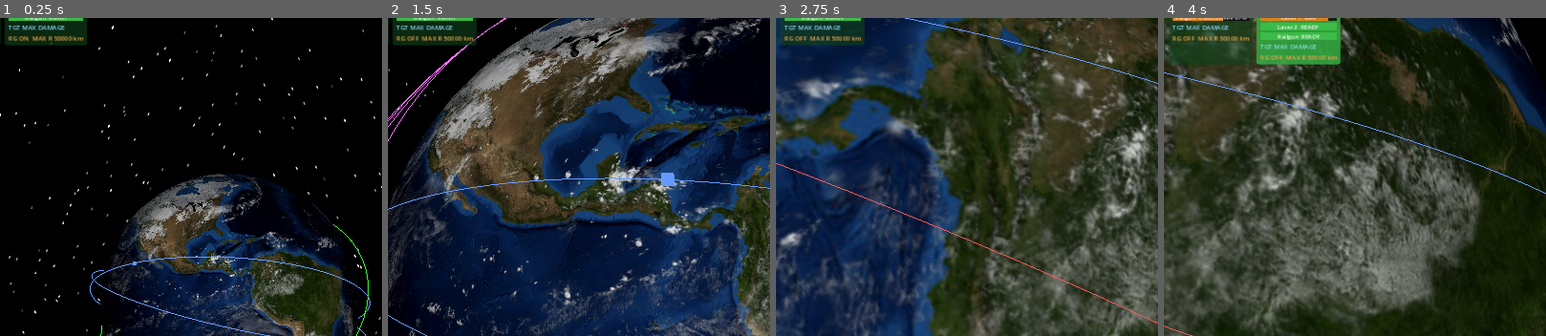
Above: before the commit, frames 1-4 (left to right).
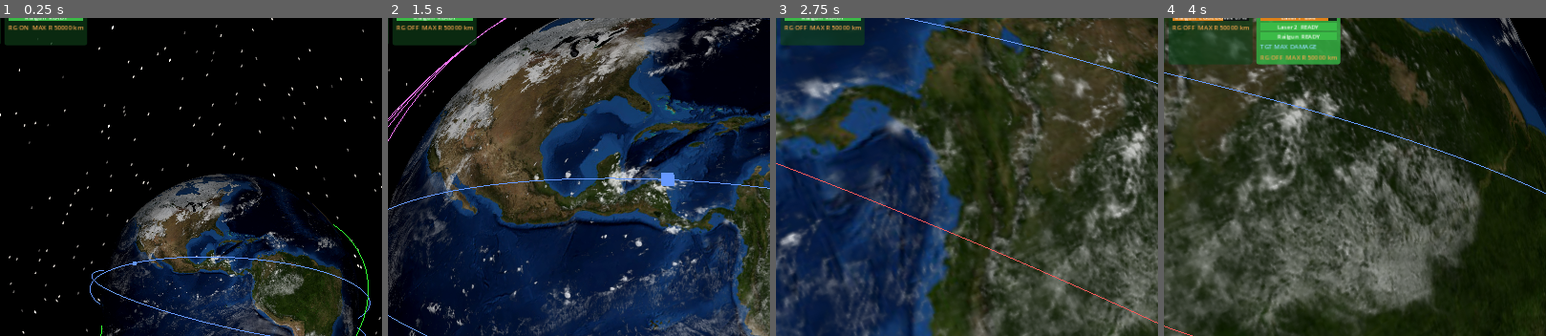
Above: after the commit, the same moments.

Repository: mellenburg/game
Game: Godot game, scene res://scenes/main.tscn
The game is run twice, just before and just after one commit, with the same random seed, the same clock (stepped at 60 frames per second) and the same inputs.
Inputs (mouse positions are % of the whole screen's width and height, from its top left):
- Up to frame 1 (0.25 s): no input
- Up to frame 2 (1.5 s): tap Enter at 0.5 s; move the mouse to (55, 50) at 0.52 s; hold W (move_forward) from 0.53 s (still down); tap X (toggle_railgun) at 0.6 s; move the mouse to (45, 50) at 1.27 s; tap J (add_decaying_enemy) at 1.35 s
- Up to frame 3 (2.75 s): keep holding W (move_forward); tap X (toggle_railgun) at 1.55, 2.3 s; move the mouse to (52, 48) at 2.02 s; tap B (add_enemies) at 2.1 s
- Up to frame 4 (4 s): keep holding W (move_forward); move the mouse to (49, 52) at 2.77 s; tap M (add_meteorites) at 2.85 s; tap X (toggle_railgun) at 3.05, 3.8 s; move the mouse to (57, 51) at 3.52 s; tap N (add_satellite) at 3.6 s
The pictures show only the part of the screen within x 19-69%, y 6-56%; the shares and areas given below are measured in that part.

The runs differ from the first frame. In frame 1, 0.5% of the frame differs, in the area x 2-22%, y 2-8%; in frame 2, 0.5%; in frame 3, 0.5%; in frame 4, 0.5%.

Commit message:
Gate laser-only UI/inputs on has_laser, railgun on has_railgun
Targeting mode (MAX DAMAGE / MAX DANGER) is laser-only — the railgun
ignores attacker.targeting_mode entirely and picks randomly across
LOS-clear safe shots. With the new starting fleet's slot-2 ship
carrying just a railgun, the HUD was still showing a "TGT MAX
DAMAGE" line on it, suggesting a setting that has no effect.

Adds Satellite.has_laser() / has_railgun() helpers and gates every
laser-only HUD surface and input on has_laser():

* HUD: TGT line and FC line render only when has_laser().
* L / Shift+L (targeting toggle, per-ship and fleet) silently no-op
  on railgun-only ships; the fleet variant iterates a new
  _laser_armed_player_sats list.
* C / Shift+C (fire control) likewise — engagement_range_km is read
  only by the laser, so toggling FC on a railgun-only ship would
  flip a flag nothing reads.
* Shift+C+arrows (fleet engagement-range adjustment) operates only
  on laser-armed ships.

X / Shift+Left/Right are gated on has_railgun() symmetrically — the
fleet X toggle uses _railgun_armed_player_sats, and the per-ship
max-orbital-radius slider is silently ignored on laser-only ships.

109 tests pass locally.

https://claude.ai/code/session_01MBXNB4GeySGXiJ1g5mu4YJ

Diff:
--- a/godot/scripts/earth_system.gd
+++ b/godot/scripts/earth_system.gd
@@ -329,17 +329,20 @@
 	var fleet_range_mode := shift_held and Input.is_key_pressed(KEY_C)
 	var fleet_adjusting_now := false
 	if range_input != 0.0 and fleet_range_mode and not real_satellites.is_empty():
-		var armed := _armed_player_sats()
-		if not armed.is_empty():
+		# Engagement range only governs the laser. Shift+C+arrows
+		# snaps every laser-armed ship to the fleet average and
+		# nudges from there; railgun-only ships are skipped.
+		var laser_armed := _laser_armed_player_sats()
+		if not laser_armed.is_empty():
 			if not _fleet_range_adjusting:
 				var sum := 0.0
-				for sat in armed:
+				for sat in laser_armed:
 					sum += sat.engagement_range_km
-				var avg := sum / float(armed.size())
-				for sat in armed:
+				var avg := sum / float(laser_armed.size())
+				for sat in laser_armed:
 					sat.set_engagement_range(avg)
 			var step_km := range_input * RANGE_RATE_KM_PER_SEC * delta
-			for sat in armed:
+			for sat in laser_armed:
 				sat.set_engagement_range(sat.engagement_range_km + step_km)
 			fleet_adjusting_now = true
 	elif range_input != 0.0 and not real_satellites.is_empty():
@@ -359,17 +362,15 @@
 
 	# Railgun max-orbital-radius nudge. Same write-to-real-not-planning
 	# pattern as the engagement-range slider, since clone_orbit_from
-	# overwrites the planning copy each tick. No fire-control gate here
-	# — the cap is always live (the railgun checks it on every shot
-	# regardless of which other modes are toggled).
+	# overwrites the planning copy each tick. Gated on the selected
+	# ship carrying a railgun — the cap is read only by the railgun's
+	# safety check, so adjusting it on a laser-only ship would mutate
+	# a value nothing ever reads.
 	if radius_input != 0.0 and not real_satellites.is_empty():
 		var real_idx := planning_selected if planning_mode else selected_ship
 		if real_idx >= 0 and real_idx < real_satellites.size():
 			var rsat := real_satellites[real_idx]
-			if (
-				rsat.team == Satellite.TEAM_PLAYER
-				and not rsat.weapons.is_empty()
-			):
+			if rsat.team == Satellite.TEAM_PLAYER and rsat.has_railgun():
 				rsat.set_max_orbital_radius(
 					rsat.max_orbital_radius_km
 					+ radius_input * MAX_RADIUS_RATE_KM_PER_SEC * delta
@@ -422,34 +423,38 @@
 	if idx < 0 or idx >= real_satellites.size():
 		return
 	var sat := real_satellites[idx]
-	if sat.team != Satellite.TEAM_PLAYER or sat.weapons.is_empty():
+	# Fire control adjusts the laser's engagement-range cap; on a
+	# railgun-only ship it would toggle a flag nothing reads. Silently
+	# no-op so the input doesn't produce confusing HUD blink.
+	if sat.team != Satellite.TEAM_PLAYER or not sat.has_laser():
 		return
 	sat.toggle_fire_control()
 
 
-# Toggle fire-control mode across every armed player satellite at once
-# (Shift+C). If any unit currently has it off, turn the whole fleet on;
-# otherwise turn the whole fleet off. Unarmed and enemy ships are skipped
-# — fire control is meaningless on them.
+# Toggle fire-control mode across every laser-armed player satellite
+# at once (Shift+C). Same "consensus then flip" pattern as the
+# targeting / railgun toggles. Railgun-only and unarmed ships skip:
+# fire control only governs the laser's engagement_range_km cap.
 func _toggle_fire_control_on_all() -> void:
-	var armed := _armed_player_sats()
-	if armed.is_empty():
+	var laser_armed := _laser_armed_player_sats()
+	if laser_armed.is_empty():
 		return
 	var any_off := false
-	for sat in armed:
+	for sat in laser_armed:
 		if not sat.fire_control_active:
 			any_off = true
 			break
 	var target := any_off
-	for sat in armed:
+	for sat in laser_armed:
 		if sat.fire_control_active != target:
 			sat.toggle_fire_control()
 
 
-# Toggle targeting mode on the active player satellite. Mirrors the
-# fire-control variant — mutates the *real* sat (planning clone gets
-# resync'd on the next physics tick) and silently no-ops on enemies /
-# unarmed units so the user gets no feedback for a meaningless toggle.
+# Toggle targeting mode on the active player satellite. Targeting
+# (MAX DAMAGE / MAX DANGER) is laser-only — the railgun ignores it
+# and picks randomly from in-envelope LOS targets — so we silently
+# no-op on railgun-only and unarmed ships rather than flipping a
+# flag the weapon strategy doesn't read.
 func _toggle_targeting_mode_on_selected() -> void:
 	if real_satellites.is_empty():
 		return
@@ -457,22 +462,20 @@
 	if idx < 0 or idx >= real_satellites.size():
 		return
 	var sat := real_satellites[idx]
-	if sat.team != Satellite.TEAM_PLAYER or sat.weapons.is_empty():
+	if sat.team != Satellite.TEAM_PLAYER or not sat.has_laser():
 		return
 	sat.toggle_targeting_mode()
 
 
-# Fleet-wide targeting toggle (Shift+L). If any armed player ship is in
-# MAX_DAMAGE, snap the whole fleet to MAX_DANGER; otherwise snap them
-# all back to MAX_DAMAGE. Same "consensus then flip" pattern the
-# fire-control variant uses, so a mixed fleet converges to one mode in
-# a single press.
+# Fleet-wide targeting toggle (Shift+L). Same "consensus then flip"
+# pattern as the other fleet toggles, but only over laser-armed
+# ships — the railgun has no targeting_mode of its own.
 func _toggle_targeting_mode_on_all() -> void:
-	var armed := _armed_player_sats()
-	if armed.is_empty():
+	var laser_armed := _laser_armed_player_sats()
+	if laser_armed.is_empty():
 		return
 	var any_max_damage := false
-	for sat in armed:
+	for sat in laser_armed:
 		if sat.targeting_mode == LaserWeapon.TARGETING_MAX_DAMAGE:
 			any_max_damage = true
 			break
@@ -480,27 +483,26 @@
 		LaserWeapon.TARGETING_MAX_DANGER if any_max_damage
 		else LaserWeapon.TARGETING_MAX_DAMAGE
 	)
-	for sat in armed:
+	for sat in laser_armed:
 		if sat.targeting_mode != target_mode:
 			sat.toggle_targeting_mode()
 
 
-# Fleet-wide railgun gate (X). If any armed player ship currently has
-# its railgun on, snap the whole fleet off; otherwise snap them all on.
-# Same "consensus then flip" pattern as fire-control / targeting so a
-# mixed fleet converges to one state in a single press. Unarmed and
-# enemy ships are skipped — railgun_enabled is meaningless on them.
+# Fleet-wide railgun gate (X). If any railgun-armed player ship
+# currently has it on, snap the whole fleet off; otherwise snap them
+# all on. Laser-only and unarmed ships skip — railgun_enabled is
+# meaningless on them.
 func _toggle_railgun_on_all() -> void:
-	var armed := _armed_player_sats()
-	if armed.is_empty():
+	var rg_armed := _railgun_armed_player_sats()
+	if rg_armed.is_empty():
 		return
 	var any_on := false
-	for sat in armed:
+	for sat in rg_armed:
 		if sat.railgun_enabled:
 			any_on = true
 			break
 	var target := not any_on
-	for sat in armed:
+	for sat in rg_armed:
 		if sat.railgun_enabled != target:
 			sat.toggle_railgun()
 
@@ -512,6 +514,27 @@
 			sat.team == Satellite.TEAM_PLAYER
 			and not sat.weapons.is_empty()
 		):
+			out.append(sat)
+	return out
+
+
+# Player ships that carry at least one laser. Drives the laser-only
+# fleet toggles (Shift+L targeting, Shift+C fire control) and the
+# fleet-wide engagement-range adjustment under Shift+C+arrows.
+func _laser_armed_player_sats() -> Array[Satellite]:
+	var out: Array[Satellite] = []
+	for sat in real_satellites:
+		if sat.team == Satellite.TEAM_PLAYER and sat.has_laser():
+			out.append(sat)
+	return out
+
+
+# Player ships that carry at least one railgun. Drives the fleet-wide
+# X toggle for the railgun on/off gate.
+func _railgun_armed_player_sats() -> Array[Satellite]:
+	var out: Array[Satellite] = []
+	for sat in real_satellites:
+		if sat.team == Satellite.TEAM_PLAYER and sat.has_railgun():
 			out.append(sat)
 	return out
 
--- a/godot/scripts/hud.gd
+++ b/godot/scripts/hud.gd
@@ -569,10 +569,12 @@
 		current_bars -= 1
 
 	# Reattach (or drop) the FC label after the bars are in their
-	# final shape. Only armed satellites can have fire control on; an
-	# unarmed unit shouldn't carry the label even if some upstream
-	# state ever flipped the flag.
-	var want_fc := sat.fire_control_active and not sat.weapons.is_empty()
+	# final shape. Fire control adjusts engagement_range_km, which is
+	# read only by the laser, so the line is gated on the satellite
+	# carrying at least one laser — railgun-only ships don't render
+	# it even if some upstream code flipped fire_control_active.
+	var has_laser := sat.has_laser()
+	var want_fc := sat.fire_control_active and has_laser
 	if want_fc:
 		if fc_label == null:
 			fc_label = _make_fc_label()
@@ -581,11 +583,11 @@
 	elif fc_label != null:
 		fc_label.queue_free()
 
-	# Targeting mode is always shown on armed player ships — it's a
-	# persistent setting, not a transient overlay, so it doesn't gate
-	# on a toggle. Unarmed bodies skip it for the same reason FC does.
-	var want_tgt := not sat.weapons.is_empty()
-	if want_tgt:
+	# Targeting mode (MAX DAMAGE / MAX DANGER) is a laser-only setting
+	# — the railgun ignores attacker.targeting_mode and picks randomly
+	# from in-envelope LOS targets. Show the line only on satellites
+	# that actually carry a laser; railgun-only ships skip it.
+	if has_laser:
 		if tgt_label == null:
 			tgt_label = _make_targeting_label()
 		tgt_label.text = (
@@ -600,12 +602,7 @@
 	# railgun. Two readouts on one line: ON/OFF gate (X) and the
 	# operator-set max orbital radius cap (Shift+Left/Right). Players
 	# without a railgun never see this row.
-	var has_railgun := false
-	for w_check: Weapon in sat.weapons:
-		if w_check is RailgunWeapon:
-			has_railgun = true
-			break
-	if has_railgun:
+	if sat.has_railgun():
 		if rg_label == null:
 			rg_label = _make_railgun_label()
 		var on_text: String = "ON" if sat.railgun_enabled else "OFF"
--- a/godot/scripts/satellite.gd
+++ b/godot/scripts/satellite.gd
@@ -306,6 +306,29 @@
 	railgun_enabled = not railgun_enabled
 
 
+## Whether this satellite carries at least one laser. Drives every
+## laser-specific UI surface and input gate (the targeting-mode toggle,
+## fire-control toggle, engagement-range slider, and their HUD
+## readouts). A railgun-only ship returns false and is silently
+## skipped by all of those — pressing L on it does nothing, the HUD
+## doesn't render a TGT or FC line, and the range slider stays put.
+func has_laser() -> bool:
+	for w: Weapon in weapons:
+		if w is LaserWeapon:
+			return true
+	return false
+
+
+## Whether this satellite carries at least one railgun. Mirrors
+## has_laser(); used by the HUD to decide whether to render the RG
+## status line.
+func has_railgun() -> bool:
+	for w: Weapon in weapons:
+		if w is RailgunWeapon:
+			return true
+	return false
+
+
 func get_current_maneuver() -> Vector3:
 	return DELTA_V_MAGNITUDE * raw_maneuver
 
